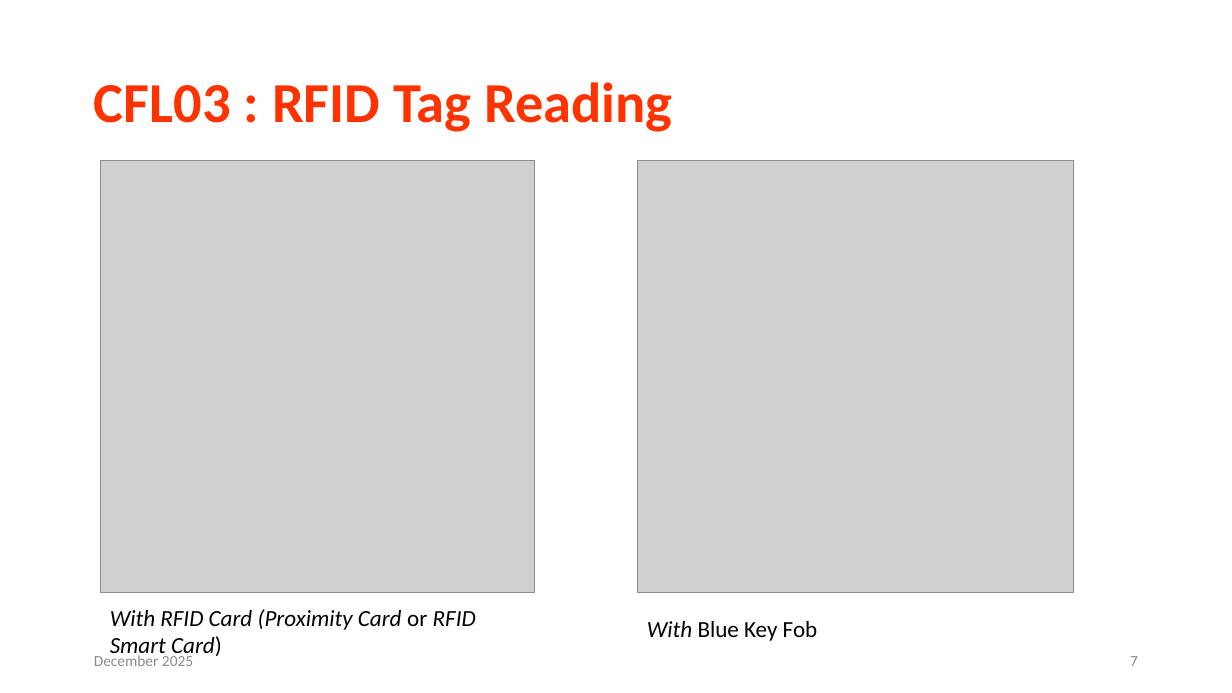
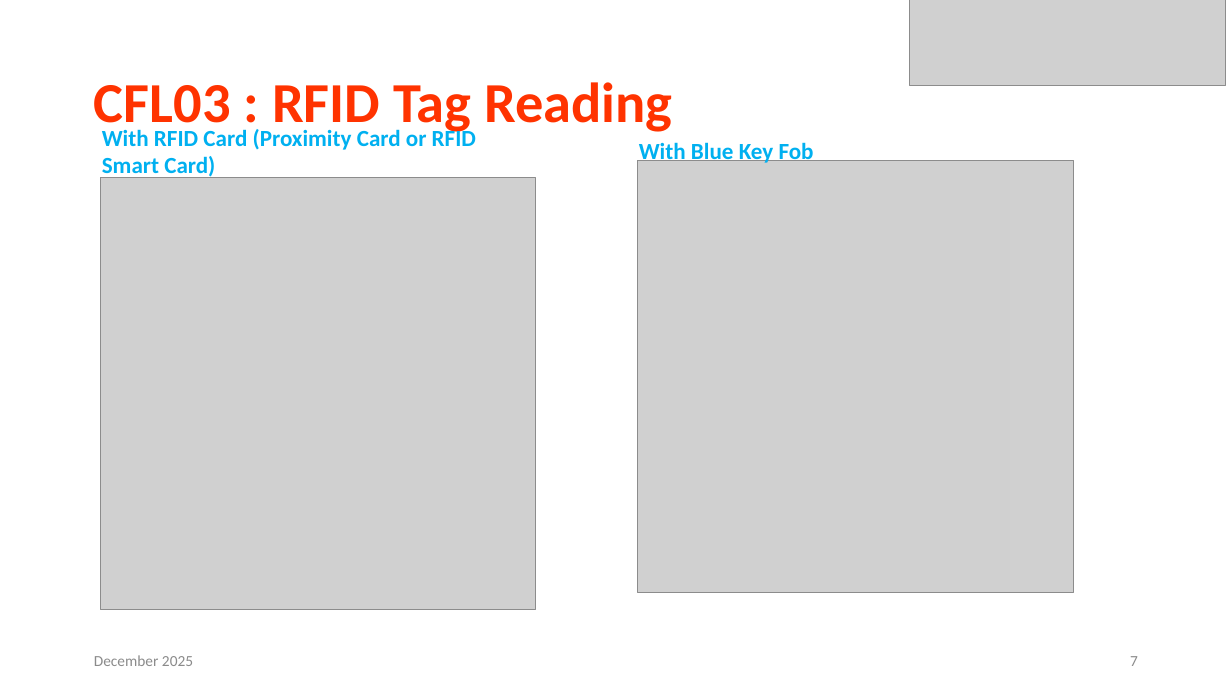
Before and after one commit to info-zas/zas-robotics-communications, a slide deck: slide 7 of 01_FoundationProjects/CFL03_RFID_Card_Read_Access/CFL03_RFID_Card_Read_Access.pptx. Drawn at 1232x693 pixels with LibreOffice and Linux fonts; fonts in the diff are those of the drawing; grey boxes stand for pictures. Boxes give left, top, right and bottom in pixels: in the first picture for what was removed or moved away, otherwise in the second. Text is boxed around its words. In the diff, an @@ line names an element or a change of style, - is before the commit and + after.

```diff
--- a/01_FoundationProjects/CFL03_RFID_Card_Read_Access/CFL03_RFID_Card_Read_Access.pptx
+++ b/01_FoundationProjects/CFL03_RFID_Card_Read_Access/CFL03_RFID_Card_Read_Access.pptx
@@ picture added at [910,0,1226,85] @@
@@ text "With RFID Card (Proximity Card ...": place and size @@
-text "With RFID Card (Proximity Card ..." at [110,609,476,660]
+text "With RFID Card (Proximity Card ..." at [102,126,476,180]
@@ text "With RFID Card (Proximity Card ..." at [102,126,476,180]: text colour #000000 to #00B0F0, bold on, italic off @@
@@ text "With Blue Key Fob": place and size @@
-text "With Blue Key Fob" at [647,621,818,641]
+text "With Blue Key Fob" at [639,140,814,166]
@@ text "With Blue Key Fob" at [639,140,814,166]: text colour #000000 to #00B0F0, bold on; italic off in "With" @@
@@ picture: place and size @@
-picture at [101,160,535,592]
+picture at [101,178,535,610]
```
Also in this commit, not shown: 5 other slides changed, 13 other files.
